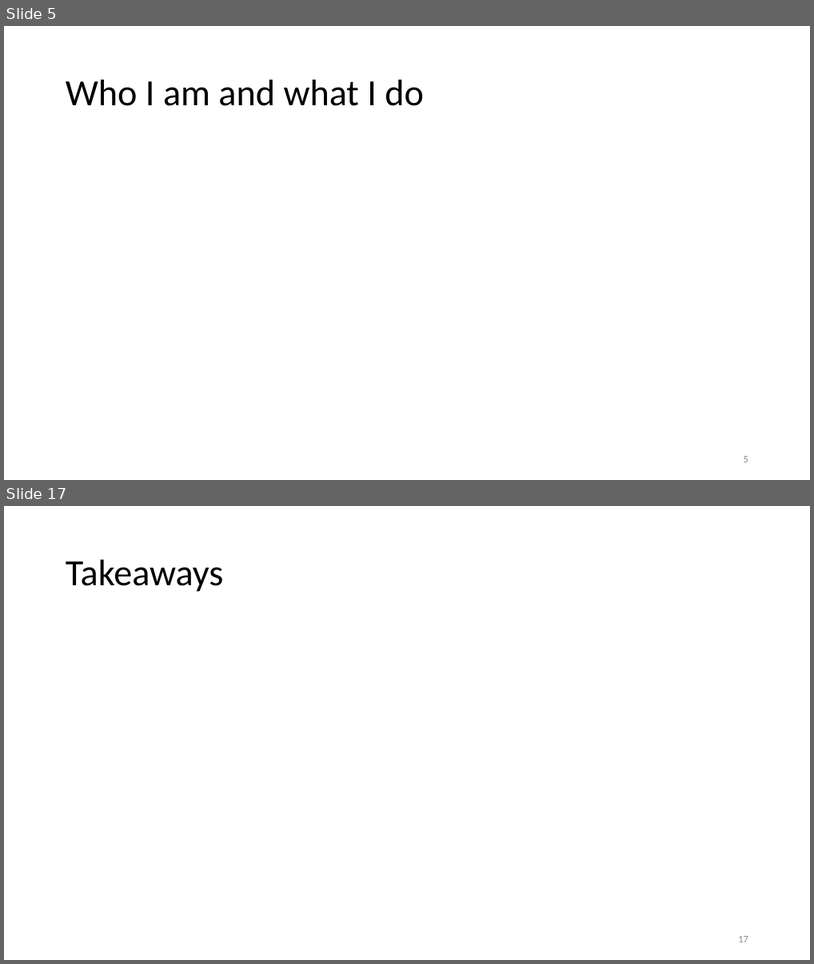
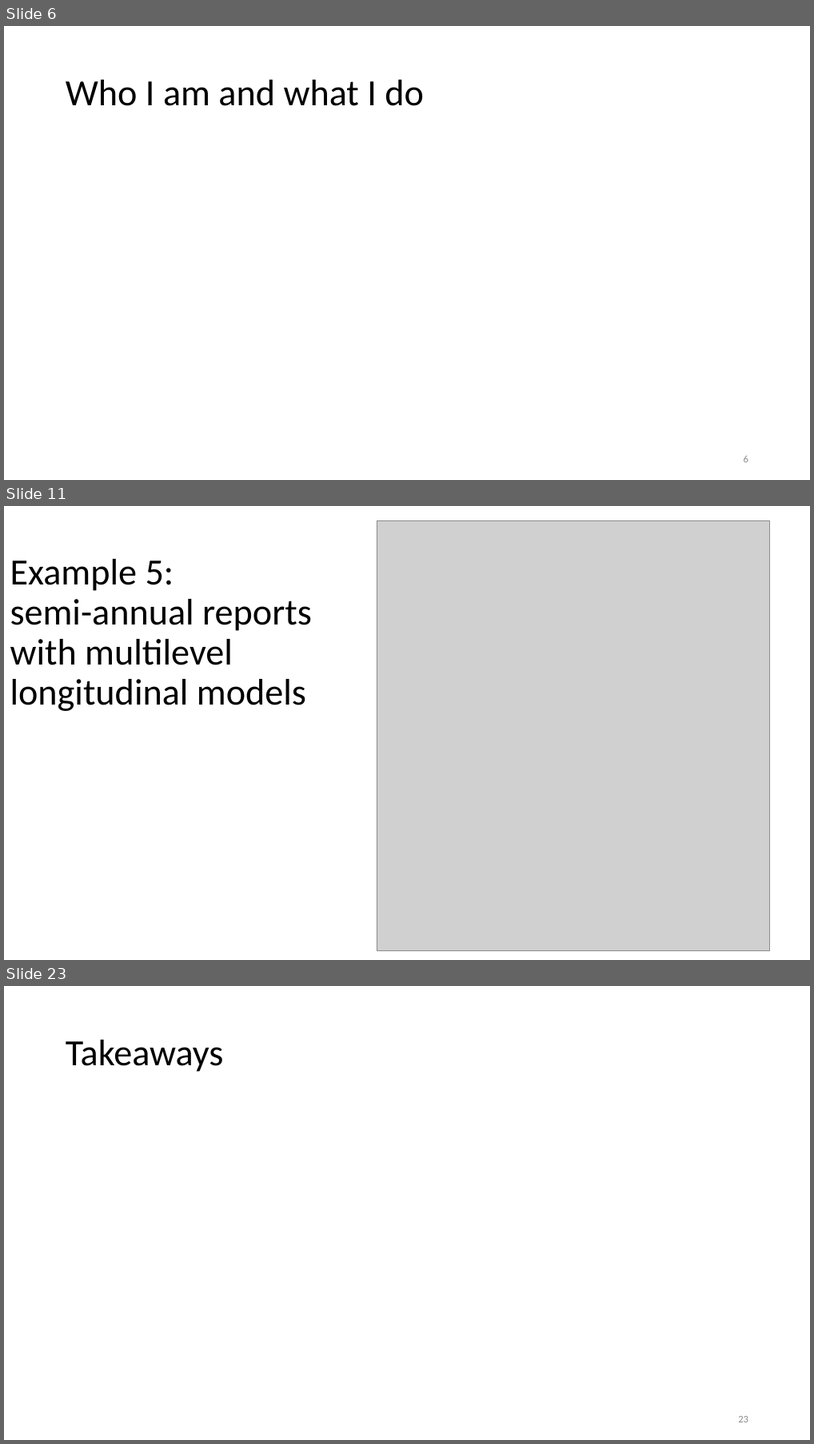
Before and after one commit to dss-ialh/displaying-health-data, a slide deck: documentation/products/beasley/dhd-2018-uvic-3-a-beasley-2018-11-29.pptx. Shown one above the other, each under a label of ours: slides 5 and 17 before the commit, slides 6, 11 and 23 after it; the slides between them are not shown. The pictures are 814x964 and 814x1444 pixels, drawn with LibreOffice and Linux fonts; fonts in the diff are those of the drawing; grey boxes stand for pictures. Boxes give left, top, right and bottom in pixels: in the first picture for what was removed or moved away, otherwise in the second. Text is boxed around its words. In the diff, an @@ line names an element or a change of style, - is before the commit and + after.

```diff
--- a/documentation/products/beasley/dhd-2018-uvic-3-a-beasley-2018-11-29.pptx
+++ b/documentation/products/beasley/dhd-2018-uvic-3-a-beasley-2018-11-29.pptx
@@ slide 11 added at bbox=[4, 506, 810, 960], background #FFFFFF @@
@@ picture added at bbox=[377, 521, 770, 951] @@
@@ title added at bbox=[10, 559, 312, 711], 44 pt, text #000000 @@
+Example 5:
+semi-annual reports with multilevel longitudinal models
@@ what was slide 5 is now slide 6 @@
@@ what was slide 17 is now slide 23 @@
@@ page number at bbox=[738, 1416, 749, 1422]: text changed @@
-17
+23
```
Also in this commit, not shown: 6 slides changed, 13 other slides added, 6 slides removed.
